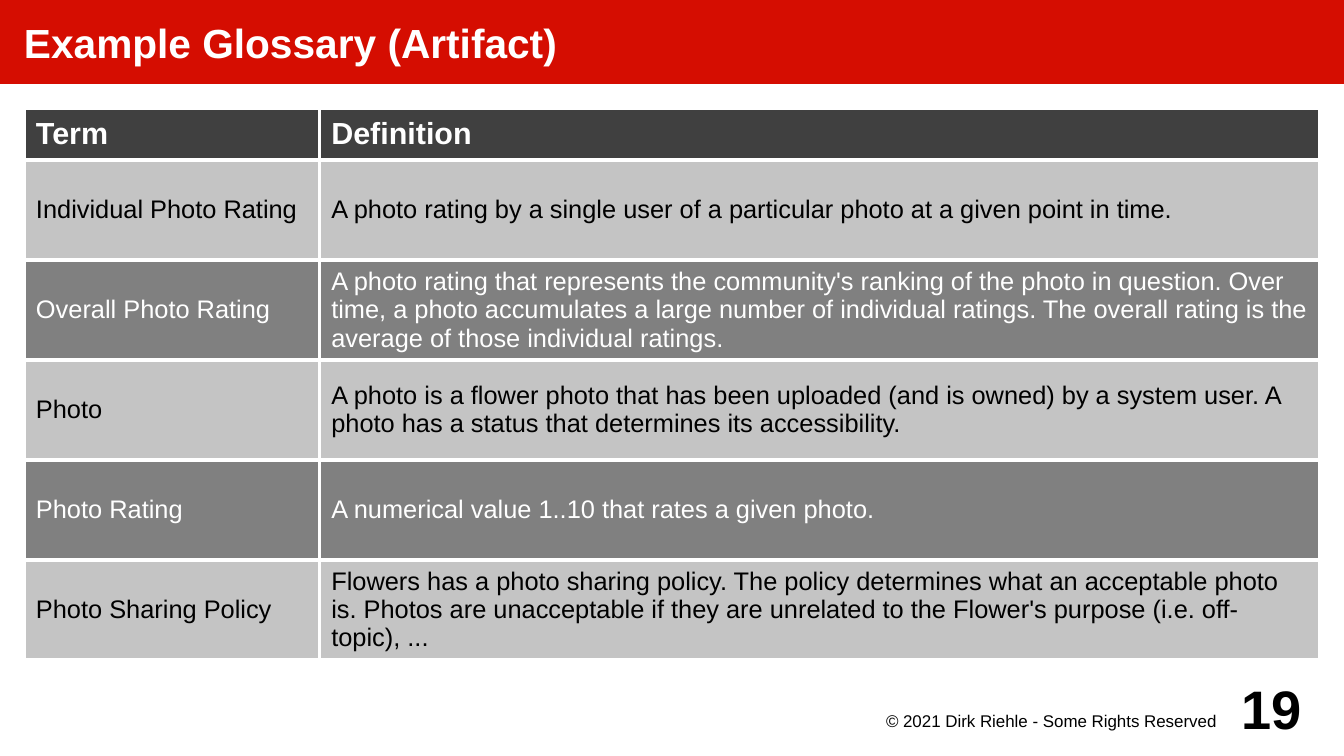
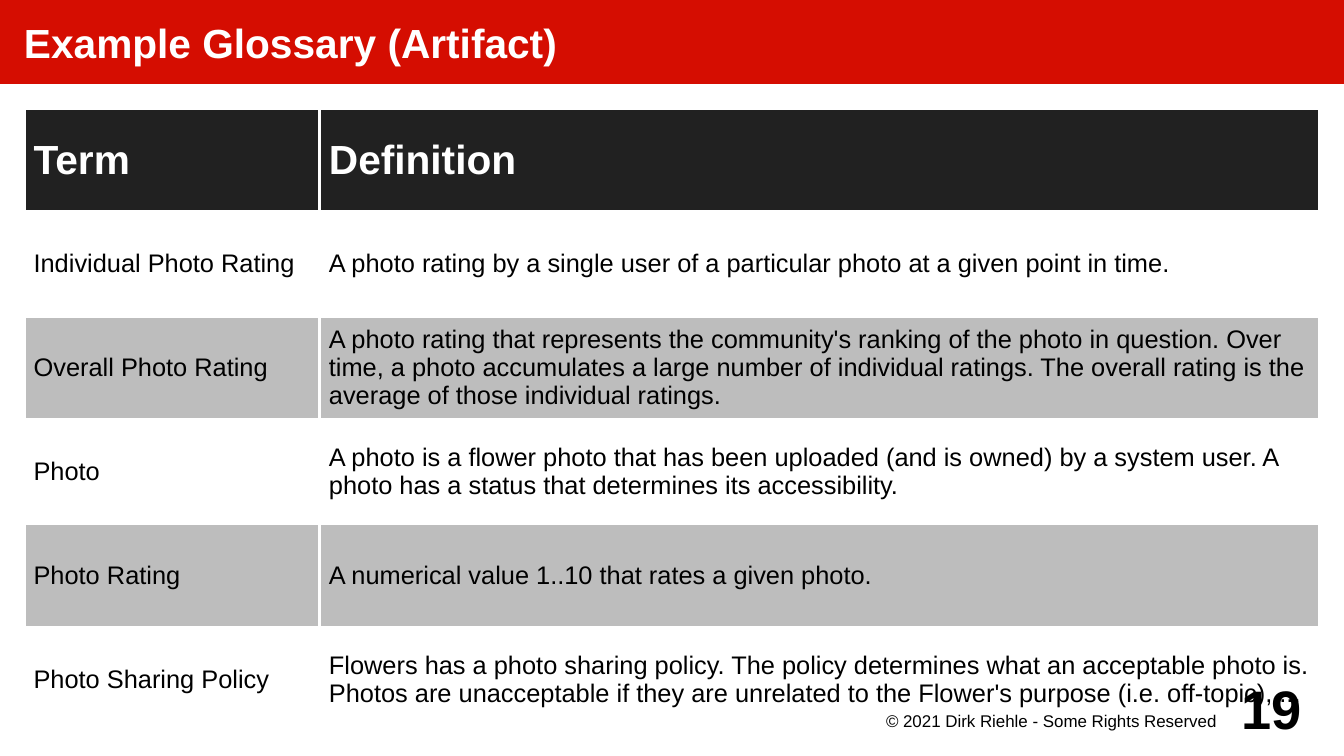
Before and after one commit to dirkriehle/amos-course, a slide deck: slide 19 of Lecture slides/AMOS D01 - Product Management.odp. Drawn at 1344x756 pixels with LibreOffice and Linux fonts; fonts in the diff are those of the drawing. Boxes give left, top, right and bottom in pixels: in the first picture for what was removed or moved away, otherwise in the second. Text is boxed around its words. In the diff, an @@ line names an element or a change of style, - is before the commit and + after.

```diff
--- a/Lecture slides/AMOS D01 - Product Management.odp
+++ b/Lecture slides/AMOS D01 - Product Management.odp
@@ table at bbox=[24, 109, 1321, 733] @@
@@ fill #404040 to #212121 in row 1 @@
@@ fill #C4C4C4 to #FFFFFF in 6 cells @@
@@ fill #808080 to #BDBDBD in 4 cells @@
@@ size 18 to 24 pt in "Term", "Definition" @@
@@ text colour #FFFFFF to #000000 in "Overall Photo Rating", "A photo rating that represents the community's ...", "Photo Rating", "A numerical value 1..10 that rates a ..." @@
@@ borders changed @@
```
Also in this commit, not shown: 4 other slides changed, 6 other files.
